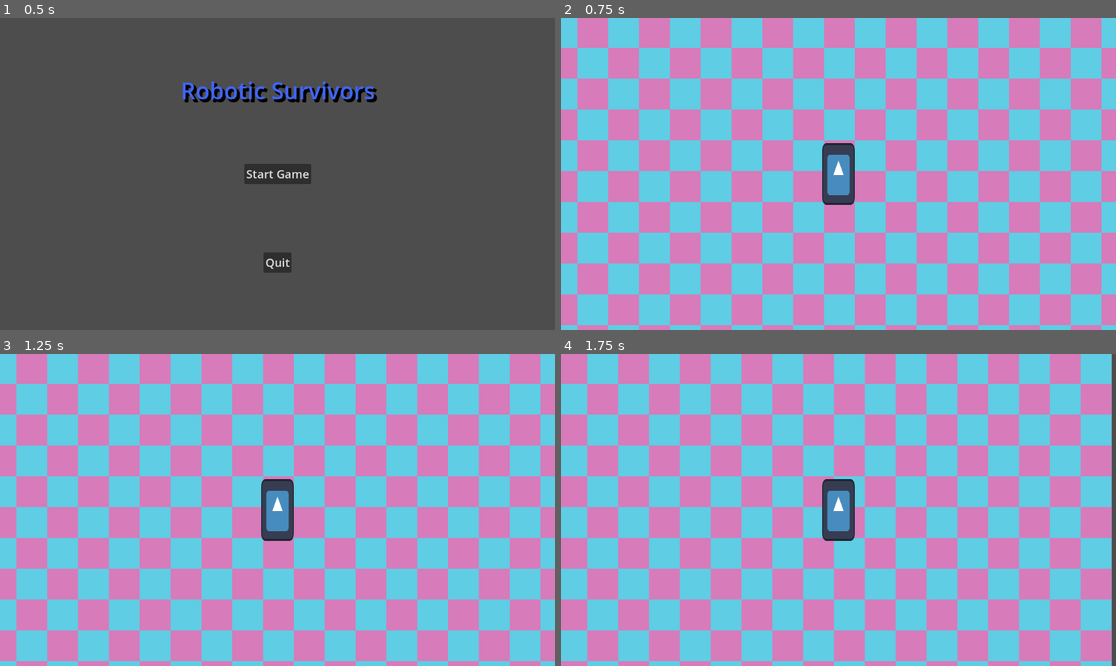
Above: before the commit, frames 1-4 (two rows, left to right).
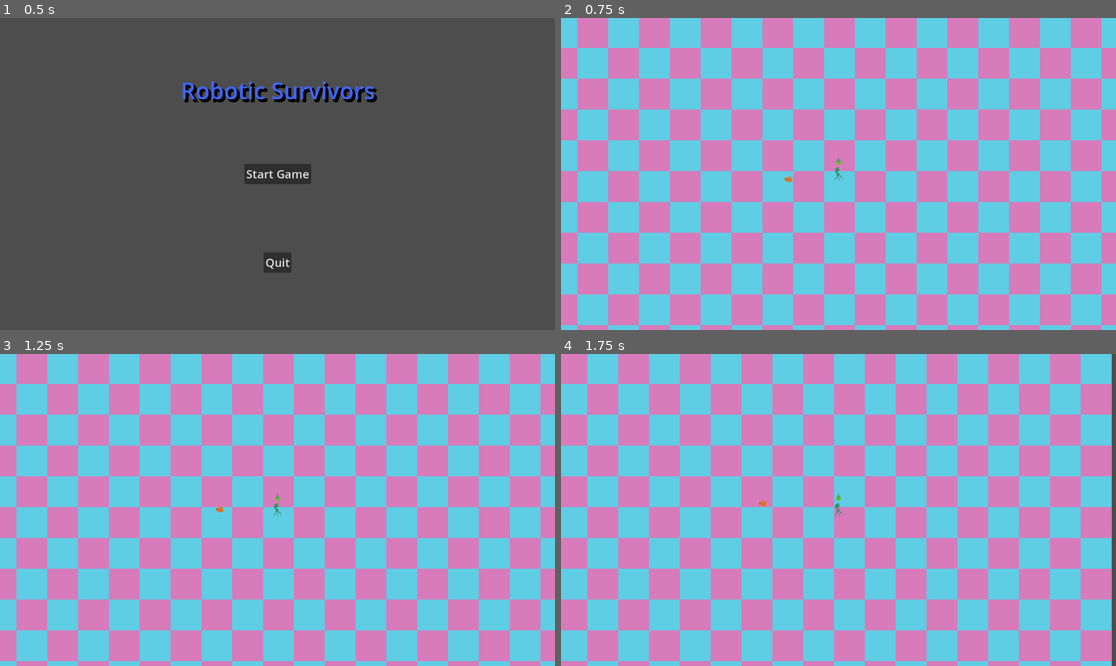
Above: after the commit, the same moments.

Repository: TeroOinonen/Robotic-Survivors
Game: Godot game, scene res://Scenes/UI/main_menu_ui.tscn
Two runs of this game, one before a commit and one after it. Both use one fixed random seed, a clock stepped at 60 frames per second and the inputs below. The engine's default icon, where the game draws it, is replaced by a stand-in: a white triangle on a blue panel in a dark square.
Inputs (mouse positions are in pixels of both pictures, inside the frame that each line leads up to):
- Up to frame 1 (0.5 s): no input
- Up to frame 2 (0.75 s): click "Start Game" at 0.5 s
- Up to frame 3 (1.25 s): no input
- Up to frame 4 (1.75 s): move the mouse to (960, 494) at 1.27 s; press the mouse at (960, 494) at 1.28 s; hold D (right) from 1.28 s (still down)

Frame 1 is identical in both runs. In frame 2, 1.2% of the frame differs, in the area x 40-53%, y 40-60%; in frame 3, 1.2%; in frame 4, 1.2%.

Commit message:
Added gun, bullet and debug graphics

Diff:
--- a/Scenes/Entities/control_tower.tscn
+++ b/Scenes/Entities/control_tower.tscn
@@ -1,20 +1,21 @@
 [gd_scene load_steps=4 format=3 uid="uid://ha4o7sbko1bc"]
 
-[ext_resource type="Texture2D" uid="uid://dhgixy7nns5xo" path="res://icon.svg" id="1_thdj4"]
+[ext_resource type="Texture2D" uid="uid://k30ogsvygyqn" path="res://Assets/Textures/Entities/Control Tower.png" id="1_gdm0a"]
 
 [sub_resource type="SpriteFrames" id="SpriteFrames_b2tov"]
 animations = [{
 "frames": [{
 "duration": 1.0,
-"texture": ExtResource("1_thdj4")
+"texture": ExtResource("1_gdm0a")
 }],
 "loop": true,
 "name": &"default",
 "speed": 5.0
 }]
 
-[sub_resource type="CircleShape2D" id="CircleShape2D_wdmi6"]
-radius = 64.0078
+[sub_resource type="CapsuleShape2D" id="CapsuleShape2D_mm3h1"]
+radius = 14.0
+height = 40.0
 
 [node name="ControlTower" type="Area2D"]
 light_mask = 2
@@ -28,4 +29,6 @@
 autoplay = "default"
 
 [node name="CollisionShape2D" type="CollisionShape2D" parent="."]
-shape = SubResource("CircleShape2D_wdmi6")
+position = Vector2(0, 17)
+rotation = 1.57079
+shape = SubResource("CapsuleShape2D_mm3h1")
--- a/Scenes/Entities/enemy.tscn
+++ b/Scenes/Entities/enemy.tscn
@@ -1,13 +1,13 @@
 [gd_scene load_steps=5 format=3 uid="uid://bkiwkbee1keai"]
 
 [ext_resource type="Script" path="res://Scripts/enemy.gd" id="1_hppde"]
-[ext_resource type="Texture2D" uid="uid://dhgixy7nns5xo" path="res://icon.svg" id="1_lev15"]
+[ext_resource type="Texture2D" uid="uid://cyn3w6kg2kfuc" path="res://Assets/Textures/Entities/rat.png" id="2_l5yqw"]
 
 [sub_resource type="SpriteFrames" id="SpriteFrames_uylb0"]
 animations = [{
 "frames": [{
 "duration": 1.0,
-"texture": ExtResource("1_lev15")
+"texture": ExtResource("2_l5yqw")
 }],
 "loop": false,
 "name": &"default",
@@ -15,8 +15,8 @@
 }]
 
 [sub_resource type="CapsuleShape2D" id="CapsuleShape2D_r8f8c"]
-radius = 39.0
-height = 122.0
+radius = 7.0
+height = 14.0
 
 [node name="Enemy" type="Area2D"]
 light_mask = 2
@@ -30,4 +30,5 @@
 autoplay = "default"
 
 [node name="CollisionShape2D" type="CollisionShape2D" parent="."]
+position = Vector2(2, -1)
 shape = SubResource("CapsuleShape2D_r8f8c")
--- a/Scenes/Entities/player.tscn
+++ b/Scenes/Entities/player.tscn
@@ -1,13 +1,14 @@
-[gd_scene load_steps=5 format=3 uid="uid://cdhri236uuiq5"]
+[gd_scene load_steps=6 format=3 uid="uid://cdhri236uuiq5"]
 
-[ext_resource type="Texture2D" uid="uid://dhgixy7nns5xo" path="res://icon.svg" id="1_hix2f"]
 [ext_resource type="Script" path="res://Scripts/player.gd" id="1_kb8ds"]
+[ext_resource type="Texture2D" uid="uid://c2kv3idn4psjx" path="res://Assets/Textures/Entities/Droid.png" id="2_du7vn"]
+[ext_resource type="PackedScene" uid="uid://b64j0pkmdv36d" path="res://Scenes/Items/gun.tscn" id="3_af1vc"]
 
 [sub_resource type="SpriteFrames" id="SpriteFrames_2qtun"]
 animations = [{
 "frames": [{
 "duration": 1.0,
-"texture": ExtResource("1_hix2f")
+"texture": ExtResource("2_du7vn")
 }],
 "loop": true,
 "name": &"default",
@@ -15,8 +16,8 @@
 }]
 
 [sub_resource type="CapsuleShape2D" id="CapsuleShape2D_2eslo"]
-radius = 33.0
-height = 128.0
+radius = 9.0
+height = 32.0
 
 [node name="Player" type="CharacterBody2D"]
 light_mask = 2
@@ -34,3 +35,6 @@
 shape = SubResource("CapsuleShape2D_2eslo")
 
 [node name="Camera2D" type="Camera2D" parent="."]
+
+[node name="Gun" parent="." instance=ExtResource("3_af1vc")]
+position = Vector2(0, -26)
--- /dev/null
+++ b/Scenes/Items/gun.tscn
@@ -0,0 +1,22 @@
+[gd_scene load_steps=4 format=3 uid="uid://b64j0pkmdv36d"]
+
+[ext_resource type="Script" path="res://Scripts/gun.gd" id="1_6xutg"]
+[ext_resource type="Texture2D" uid="uid://cxnp6kn5rkmvd" path="res://Assets/Textures/Items/Gun.png" id="1_lvng3"]
+
+[sub_resource type="SpriteFrames" id="SpriteFrames_qoqac"]
+animations = [{
+"frames": [{
+"duration": 1.0,
+"texture": ExtResource("1_lvng3")
+}],
+"loop": true,
+"name": &"default",
+"speed": 5.0
+}]
+
+[node name="Gun" type="Node2D"]
+script = ExtResource("1_6xutg")
+metadata/_edit_vertical_guides_ = [-41.0]
+
+[node name="AnimatedSprite2D" type="AnimatedSprite2D" parent="."]
+sprite_frames = SubResource("SpriteFrames_qoqac")
--- /dev/null
+++ b/Scenes/bullet.tscn
@@ -0,0 +1,28 @@
+[gd_scene load_steps=4 format=3 uid="uid://b58fa2eqjpctg"]
+
+[ext_resource type="Texture2D" uid="uid://y0sf7t6c3x5t" path="res://Assets/Textures/Items/Bullet.png" id="1_5wh4g"]
+
+[sub_resource type="SpriteFrames" id="SpriteFrames_gcqrf"]
+animations = [{
+"frames": [{
+"duration": 1.0,
+"texture": ExtResource("1_5wh4g")
+}],
+"loop": true,
+"name": &"default",
+"speed": 5.0
+}]
+
+[sub_resource type="CapsuleShape2D" id="CapsuleShape2D_qgouq"]
+radius = 5.0
+height = 14.0
+
+[node name="Bullet" type="Node2D"]
+
+[node name="AnimatedSprite2D" type="AnimatedSprite2D" parent="."]
+sprite_frames = SubResource("SpriteFrames_gcqrf")
+
+[node name="Area2D" type="Area2D" parent="."]
+
+[node name="CollisionShape2D" type="CollisionShape2D" parent="Area2D"]
+shape = SubResource("CapsuleShape2D_qgouq")
--- a/Scenes/game_view.tscn
+++ b/Scenes/game_view.tscn
@@ -1,9 +1,10 @@
-[gd_scene load_steps=5 format=3 uid="uid://n1mfulcmk3uh"]
+[gd_scene load_steps=6 format=3 uid="uid://n1mfulcmk3uh"]
 
 [ext_resource type="Script" path="res://Scenes/game_view.gd" id="1_oxny4"]
 [ext_resource type="PackedScene" uid="uid://cdhri236uuiq5" path="res://Scenes/Entities/player.tscn" id="2_7gkqo"]
 [ext_resource type="PackedScene" uid="uid://ccxds0ty1ux3t" path="res://Scenes/level_background.tscn" id="2_vf0l8"]
 [ext_resource type="PackedScene" uid="uid://ha4o7sbko1bc" path="res://Scenes/Entities/control_tower.tscn" id="4_wskkn"]
+[ext_resource type="PackedScene" uid="uid://bkiwkbee1keai" path="res://Scenes/Entities/enemy.tscn" id="5_oxcua"]
 
 [node name="GameView" type="Node2D"]
 script = ExtResource("1_oxny4")
@@ -15,3 +16,6 @@
 
 [node name="ControlTower" parent="." instance=ExtResource("4_wskkn")]
 position = Vector2(772, 898)
+
+[node name="Enemy" parent="." instance=ExtResource("5_oxcua")]
+position = Vector2(523, 406)
--- /dev/null
+++ b/Scripts/gun.gd
@@ -0,0 +1,19 @@
+extends Node2D
+
+## Delay for firing the gun
+@export_range(0.1, 2.0) var fire_delay: float = 1.5
+
+## Coefficient for affecting fire delay, lower for faster firing
+@export_range(0.1, 2.0) var fire_coefficient: float = 1
+
+# Preload the bullet scene that gun will fire
+@onready var bullet = preload("res://Scenes/bullet.tscn")
+
+# Called when the node enters the scene tree for the first time.
+func _ready() -> void:
+	pass # Replace with function body.
+
+
+# Called every frame. 'delta' is the elapsed time since the previous frame.
+func _process(delta: float) -> void:
+	pass
--- a/Scripts/player.gd
+++ b/Scripts/player.gd
@@ -2,6 +2,8 @@
 
 const move_speed: float = 50
 var move_input: Vector2
+
+@onready var gun = $Gun
 
 # Get the gravity from the project settings to be synced with RigidBody nodes.
 var gravity: int = ProjectSettings.get_setting("physics/2d/default_gravity")
Binary file added: Assets/Textures/Entities/Control Tower.png
Not shown, added: Assets/Textures/Entities/Control Tower.png.import
Binary file added: Assets/Textures/Entities/Droid.png
Not shown, added: Assets/Textures/Entities/Droid.png.import
Binary file added: Assets/Textures/Entities/rat.png
Not shown, added: Assets/Textures/Entities/rat.png.import
Binary file added: Assets/Textures/Items/Bullet.png
Not shown, added: Assets/Textures/Items/Bullet.png.import
Binary file added: Assets/Textures/Items/Gun.png
Not shown, added: Assets/Textures/Items/Gun.png.import
